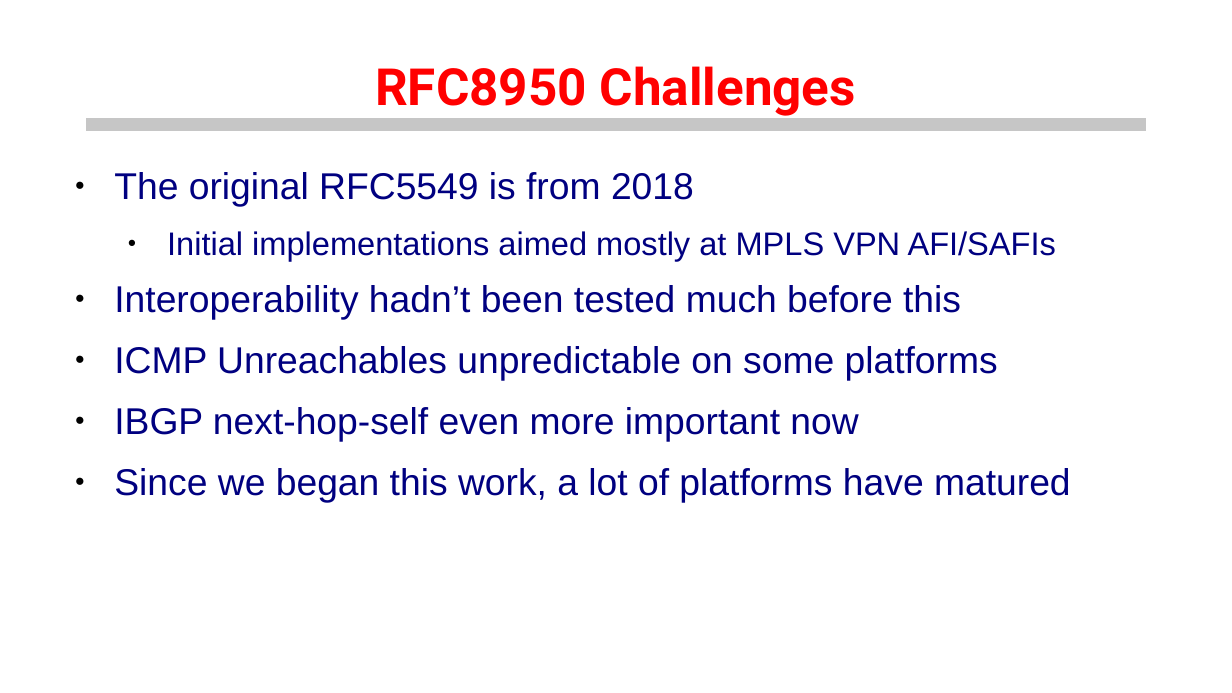
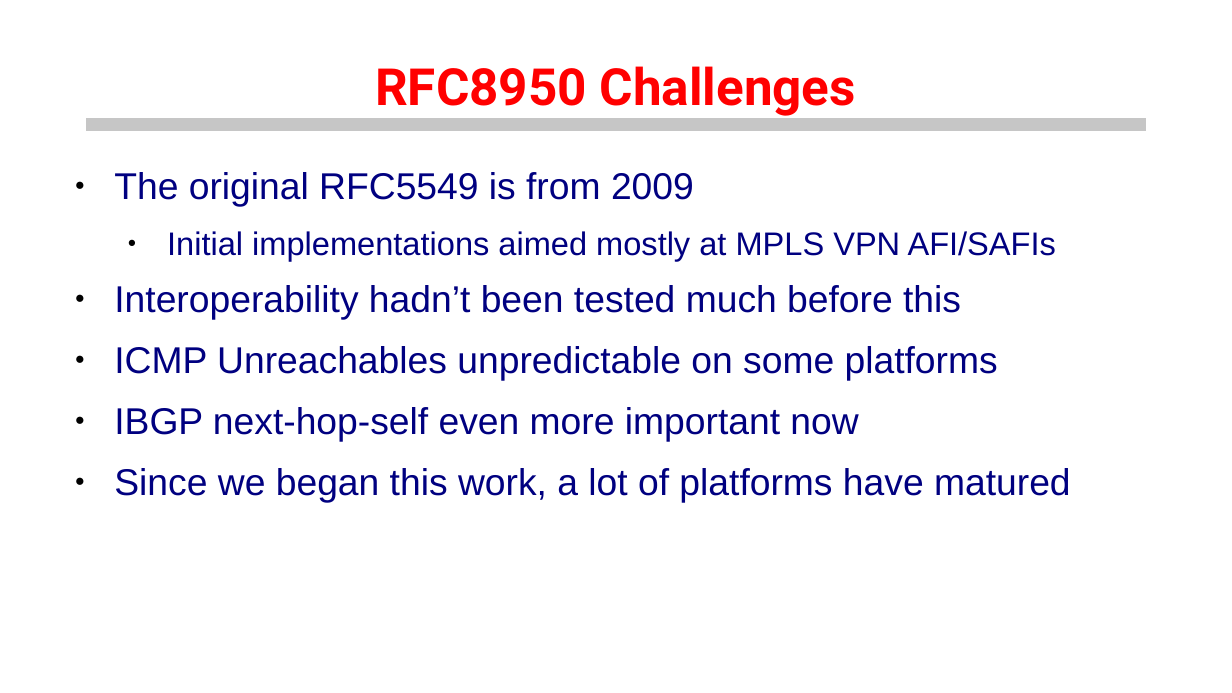
Before and after one commit to euro-ix/rfc8950-ixp, a slide deck: slide 11 of presentations/ipv6-only-ixps.odp. Drawn at 1232x693 pixels with LibreOffice and Linux fonts; fonts in the diff are those of the drawing; background and template pictures are left out. Boxes give left, top, right and bottom in pixels: in the first picture for what was removed or moved away, otherwise in the second. Text is boxed around its words. In the diff, an @@ line names an element or a change of style, - is before the commit and + after.

```diff
--- a/presentations/ipv6-only-ixps.odp
+++ b/presentations/ipv6-only-ixps.odp
@@ text at (x1=114, y1=172, x2=694, y2=207): text changed @@
-● The original RFC5549 is from 2018
+● The original RFC5549 is from 2009
```
Also in this commit, not shown: 2 other slides changed, 1 other file.
